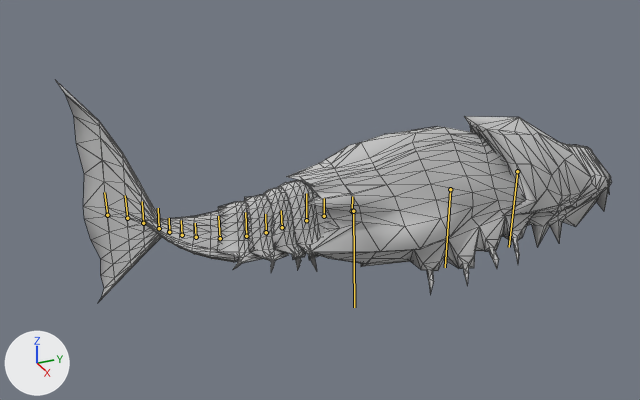
Two versions of the FBX model Models/FBX/fishTailAnimation.FBX, one commit apart.
One viewpoint serves both versions: a camera (50 mm lens) standing at (12.77, -6.54, 7.42) and looking at (-0.52, -0.56, 0.77). Arrows for +X, +Y and +Z are at lower left; the lights stay in place. Both versions are drawn at frame 120 of the action 'Take 001'; the numbers are the values there. The bones that bend it are drawn over the model as lines. Mesh edges are drawn as thin lines.
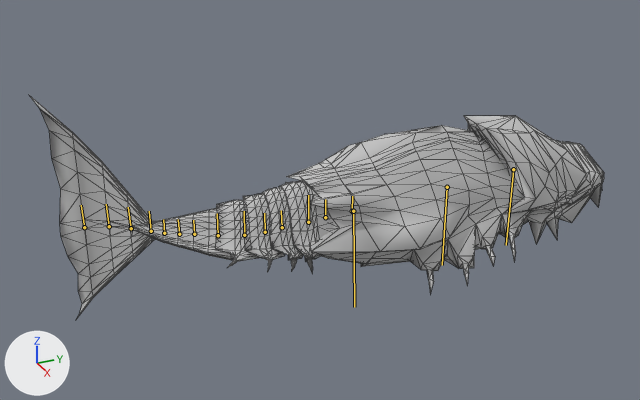
The edits, one by one:
Bone 'tail1' (bone_tail1) turns from (0, 0, 0) to (0, 7, 0) degrees about its own x, y and z.
Bone 'tail2' (bone_tail2) turns from (0, 4, 0) to (0, -1, 0) degrees about its own x, y and z.
Bone 'tail3' (bone_tail3) turns from (0, 7, 0) to (0, -3, 0) degrees about its own x, y and z.
Bone 'tail5' (bone_tail5) turns from (0, -14, 0) to (0, -8, 0) degrees about its own x, y and z.
Bone 'tail6' (bone_tail6) turns from (0, -11, 0) to (0, -15, 0) degrees about its own x, y and z.
Bone 'tail7' (bone_tail7) turns from (0, -18, 0) to (0, -13, 0) degrees about its own x, y and z.
Bone 'tail8' (bone_tail8) turns from (0, -13, 0) to (0, 4, 0) degrees about its own x, y and z.
Bone 'tail9' (bone_tail9) turns from (3, -8, -1) to (0, -5, 0) degrees about its own x, y and z.
Bone 'tail11' (bone_tail11) turns from (0, 2, 0) to (0, 3, 0) degrees about its own x, y and z.
Bone 'tail12' (bone_tail12) turns from (0, 0, 0) to (0, 1, 0) degrees about its own x, y and z.
Bone 'tail13' (bone_tail13) turns from (-1, 12, -1) to (-1, 14, 0) degrees about its own x, y and z.
Bone 'tail14' (bone_tail14) turns from (-2, 27, -2) to (-1, 28, 0) degrees about its own x, y and z.
Bone 'Bone015' (bone_bone015) moves from (0.0, 0.0, 0.0) to (0.0, 0.0, -0.1).
Bone 'Bone015' (bone_bone015) turns from (0, 0, 0) to (0, 7, 0) degrees about its own x, y and z.
Bone 'frontBody' (bone_frontbody) moves from (0.0, 0.0, 0.0) to (-0.1, 0.0, 4.3).
Bone 'boneHead' (bone_bonehead) turns from (0, 0, 0) to (0, -3, 0) degrees about its own x, y and z.

What differs and where, as boxes (x1, y1, x2, y2) in the pictures (640 x 400 px):
'Box003', posed: before (56, 81, 611, 300); after (30, 96, 604, 318)
bone 'tail2', root to tip: before (324, 216) to (324, 198); after (325, 217) to (325, 199)
bone 'tail3', root to tip: before (306, 220) to (306, 193); after (308, 222) to (308, 195)
bone 'tail5', root to tip: before (266, 232) to (265, 214); after (265, 232) to (264, 213)
bone 'tail6', root to tip: before (246, 236) to (245, 212); after (244, 235) to (244, 211)
bone 'tail7', root to tip: before (220, 238) to (218, 216); after (218, 235) to (217, 213)
bone 'tail8', root to tip: before (196, 237) to (195, 223); after (194, 234) to (193, 220)
bone 'tail9', root to tip: before (182, 235) to (181, 220); after (179, 234) to (178, 219)
bone 'tail11', root to tip: before (159, 228) to (158, 208); after (151, 231) to (149, 211)
bone 'tail12', root to tip: before (143, 223) to (142, 201); after (131, 228) to (128, 207)
bone 'tail13', root to tip: before (127, 218) to (125, 195); after (109, 226) to (106, 204)
bone 'tail14', root to tip: before (107, 215) to (104, 192); after (84, 227) to (81, 205)
bone 'frontBody', root to tip: before (450, 189) to (445, 267); after (447, 187) to (442, 265)
bone 'boneHead', root to tip: before (517, 171) to (509, 247); after (513, 169) to (506, 245)
